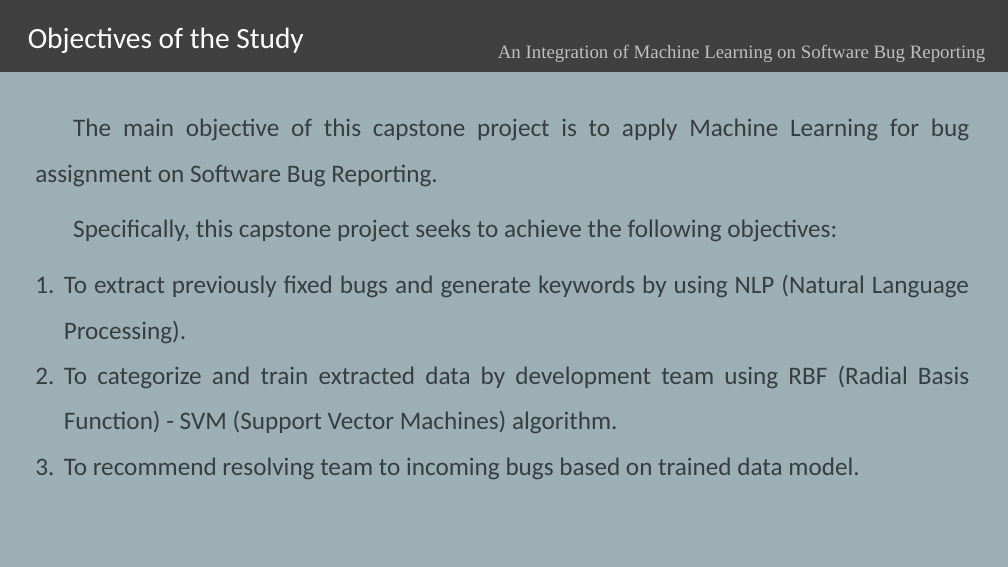
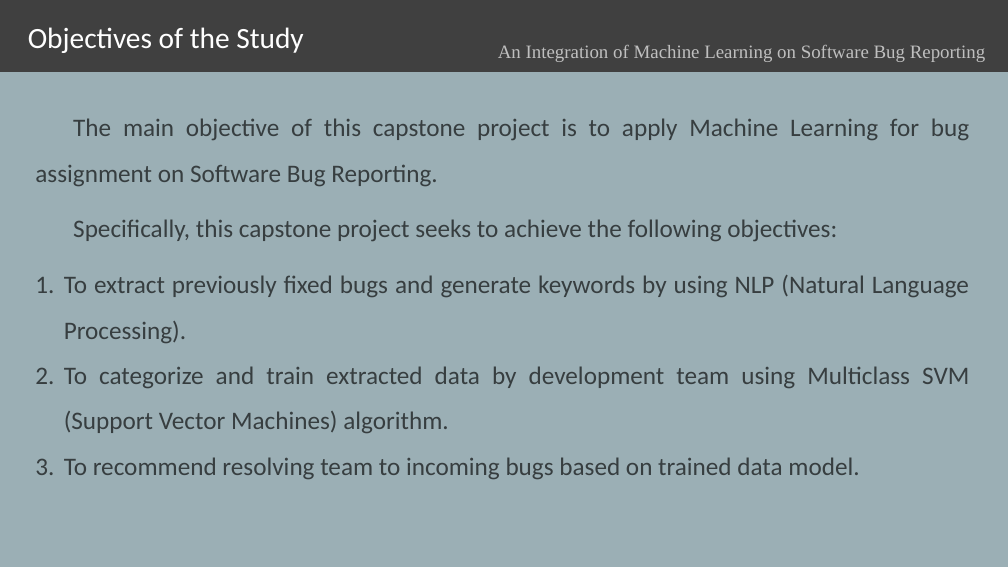
Before and after one commit to jengfad/capstone, a slide deck: slide 6 of joane/Redefense/Capstone 1_JML.pptx. Drawn at 1008x567 pixels with LibreOffice and Linux fonts; fonts in the diff are those of the drawing. Boxes give left, top, right and bottom in pixels: in the first picture for what was removed or moved away, otherwise in the second. Text is boxed around its words. In the diff, an @@ line names an element or a change of style, - is before the commit and + after.

```diff
--- a/joane/Redefense/Capstone 1_JML.pptx
+++ b/joane/Redefense/Capstone 1_JML.pptx
@@ text at [64,366,969,433]: text changed @@
-2. To categorize and train extracted data by development team using RBF (Radial Basis Function) - SVM (Support Vector Machines) algorithm.
+2. To categorize and train extracted data by development team using Multiclass SVM (Support Vector Machines) algorithm.
```
Also in this commit, not shown: 3 other slides changed, 4 slides added, 4 other files.
